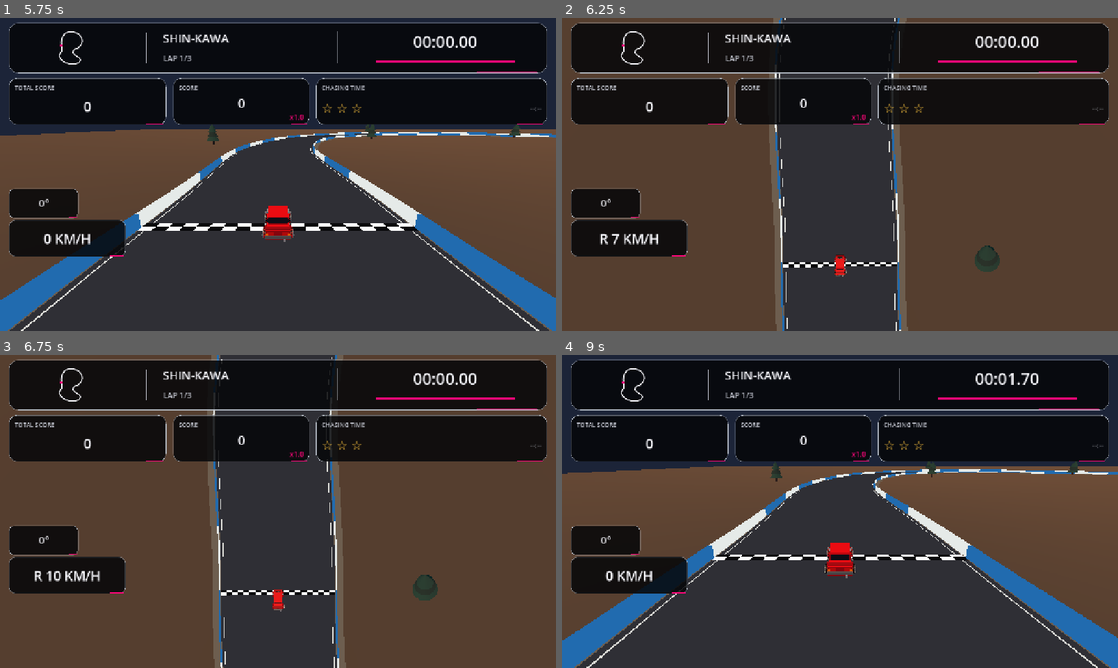
Above: before the commit, frames 1-4 (two rows, left to right).
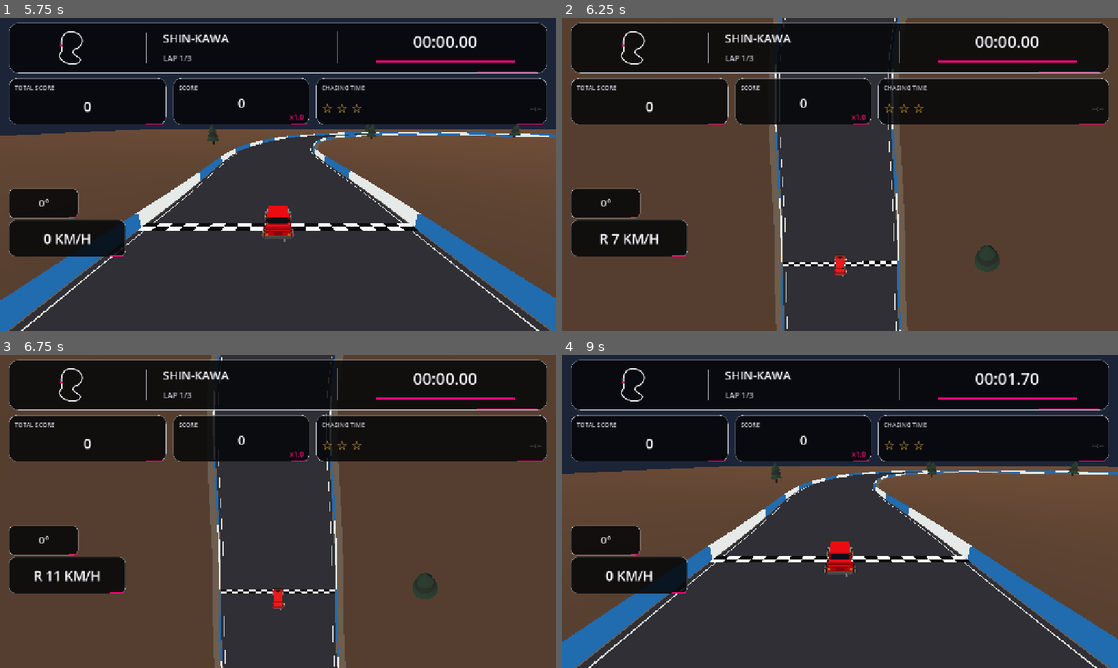
Above: after the commit, the same moments.

Repository: karllondor/Nitro-Wheelz-
Game: Godot game, scene res://scenes/boot.tscn
The game is run twice, just before and just after one commit, with the same random seed, the same clock (stepped at 60 frames per second) and the same inputs.
Inputs (mouse positions are in pixels of both pictures, inside the frame that each line leads up to):
- Up to frame 1 (5.75 s): click "SHIN-KAWA • ORIGINAL" at 0.5 s; tap Enter at 1.25 s; move the mouse to (400, 158) at 1.27 s; hold D (move_right) 1.28-2 s; hold Space (action_primary) 1.28-2 s; click (400, 158) at 1.42 s; tap R (race_restart) at 2, 3.5, 4.25, 5 s; drag from (166, 190) to (250, 237) at 2.02 s; move the mouse to (333, 105) at 2.77 s; hold D (move_right) 2.78-3.5 s; hold C (camera_toggle) 2.78-3.5 s; drag from (250, 237) to (111, 127) at 3.52 s; move the mouse to (444, 221) at 4.27 s; hold A (move_left) 4.28-5 s; hold Space (action_primary) 4.28-5 s; drag from (111, 127) to (194, 96) at 5.02 s
- Up to frame 2 (6.25 s): tap R (race_restart) at 5.75 s; move the mouse to (867, 174) at 5.77 s; hold S (brake) from 5.78 s (still down); hold C (camera_toggle) from 5.78 s (still down); click (867, 174) at 5.92 s
- Up to frame 3 (6.75 s): release S (brake) at 6.5 s; release C (camera_toggle) at 6.5 s; drag from (194, 433) to (166, 527) at 6.52 s
- Up to frame 4 (9 s): move the mouse to (962, 495) at 7.27 s; hold W (move_up) 7.28-8 s; hold Space (action_primary) 7.28-8 s; drag from (728, 527) to (812, 574) at 8.02 s; move the mouse to (895, 442) at 8.77 s; hold S (brake) from 8.78 s (still down); hold C (camera_toggle) from 8.78 s (still down)

Frame 1 is identical in both runs. In frame 2, 0.1% of the frame differs, in the area x 38-79%, y 0-98%; in frame 3, 0.4%; in frame 4, 2.1%, in the area x 0-100%, y 35-100%.

Commit message:
fix(v0.1.7): signed reverse steering and progressive throttle drift control

Diff:
--- a/game/scripts/driving/drive_model.gd
+++ b/game/scripts/driving/drive_model.gd
@@ -111,8 +111,29 @@
     var local_side: float = velocity.dot(r)
     var speed: float = velocity.length()
     var max_steer: float = _max_steer_for_speed(speed)
-    var effective_steer: float = -steer if signed_speed < -0.5 else steer
-    var demanded_steer: float = effective_steer * max_steer
+    # Reverse needs SIGNED bicycle kinematics, not forward-slip tyre forces.
+    # Right steering while backing rotates the nose left and the rear right.
+    if signed_speed < -0.30 and speed < 10.2:
+        slide_hold = 0.0
+        rear_traction = move_toward(rear_traction,1.0,dt/REATTACH_SECONDS)
+        steering_angle = move_toward(steering_angle,steer*max_steer,18.0*dt)
+        var reverse_speed: float = signed_speed
+        if brake > 0.01 and gas < 0.01:
+            reverse_speed = maxf(reverse_speed-REVERSE_ACCEL*brake*dt,-REVERSE_LIMIT)
+        elif gas > 0.01:
+            reverse_speed = minf(reverse_speed+BRAKE_ACCEL*gas*dt,0.0)
+        else:
+            reverse_speed = minf(0.0,reverse_speed+ROLLING_DRAG*dt)
+        if handbrake > 0.10:
+            reverse_speed = minf(0.0,reverse_speed+HANDBRAKE_DECEL*handbrake*dt)
+        var reverse_yaw: float = clampf(reverse_speed*tan(steering_angle)/WHEELBASE,-1.5,1.5)
+        yaw_rate = move_toward(yaw_rate,reverse_yaw,6.0*dt)
+        heading = wrapf(heading+yaw_rate*dt,-PI,PI)
+        velocity = forward()*reverse_speed
+        position += velocity*dt
+        drift_angle = 0.0
+        return
+    var demanded_steer: float = steer*max_steer
     var front_side: float = local_side + yaw_rate*HALF_WHEELBASE
     var rear_side: float = local_side - yaw_rate*HALF_WHEELBASE
     var slip_forward: float = maxf(absf(signed_speed),2.0)
@@ -152,6 +173,9 @@
     var front_slip: float = atan2(front_side,slip_forward)-steering_angle
     var front_lateral: float = -FRONT_GRIP*_tyre_response(front_slip,deg_to_rad(8.0))
     var power_factor: float = _power_grip_factor(gas,speed)
+    # During an established slide, soften stacked rear-grip reductions,
+    # while still allowing heavy throttle to increase oversteer.
+    power_factor = lerpf(power_factor,1.0,slide_fraction*0.35)
     var brake_factor: float = 1.0-0.30*brake if signed_speed > 1.0 else 1.0
     var rear_cap: float = REAR_GRIP*rear_traction*power_factor*brake_factor
     var rear_lateral: float = -rear_cap*_tyre_response(rear_slip,deg_to_rad(10.0))
@@ -170,7 +194,7 @@
     # increases alignment assistance; full throttle suppresses part of it.
     var hands_off: float = clampf(1.0-absf(steer)*2.7,0.0,1.0)
     var recovery: float = slide_fraction*hands_off*clampf(speed/7.0,0.0,1.0)
-    yaw_accel += travel_direction*recovery*2.7*(1.0-0.55*gas)
+    yaw_accel += travel_direction*recovery*2.7*(1.0-0.22*gas)
     yaw_rate += yaw_accel*dt
     if drift_pressed and signed_speed > 4.0 and absf(steer) > 0.08:
         # One-shot flick only on the rising handbrake edge. No repeated
